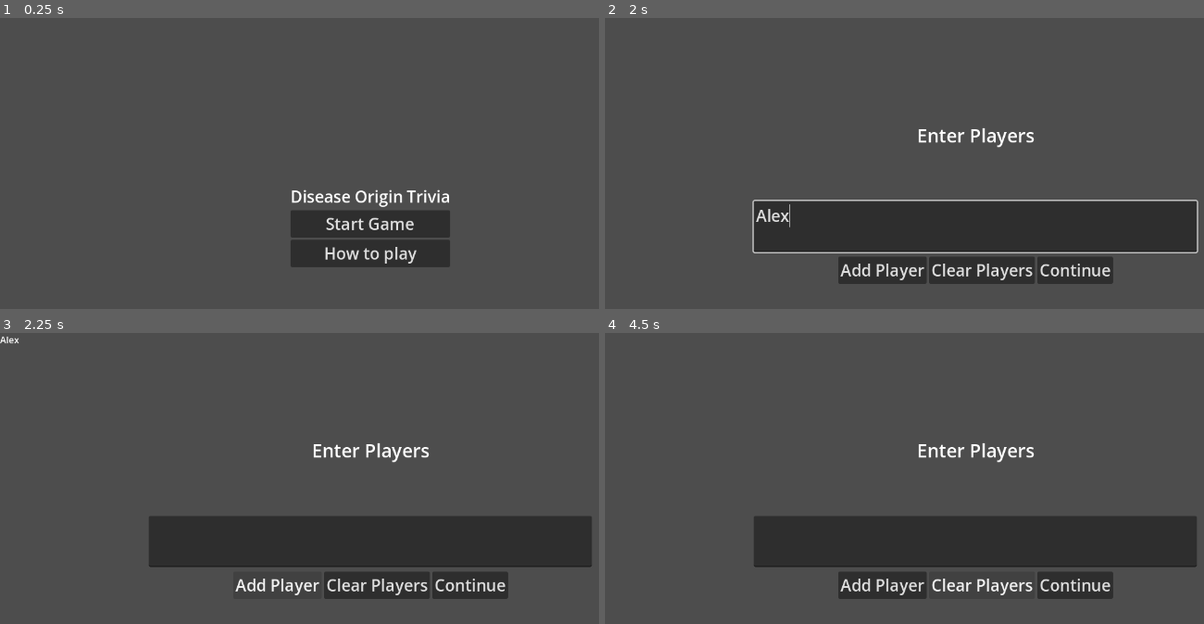
Above: before the commit, frames 1-4 (two rows, left to right).
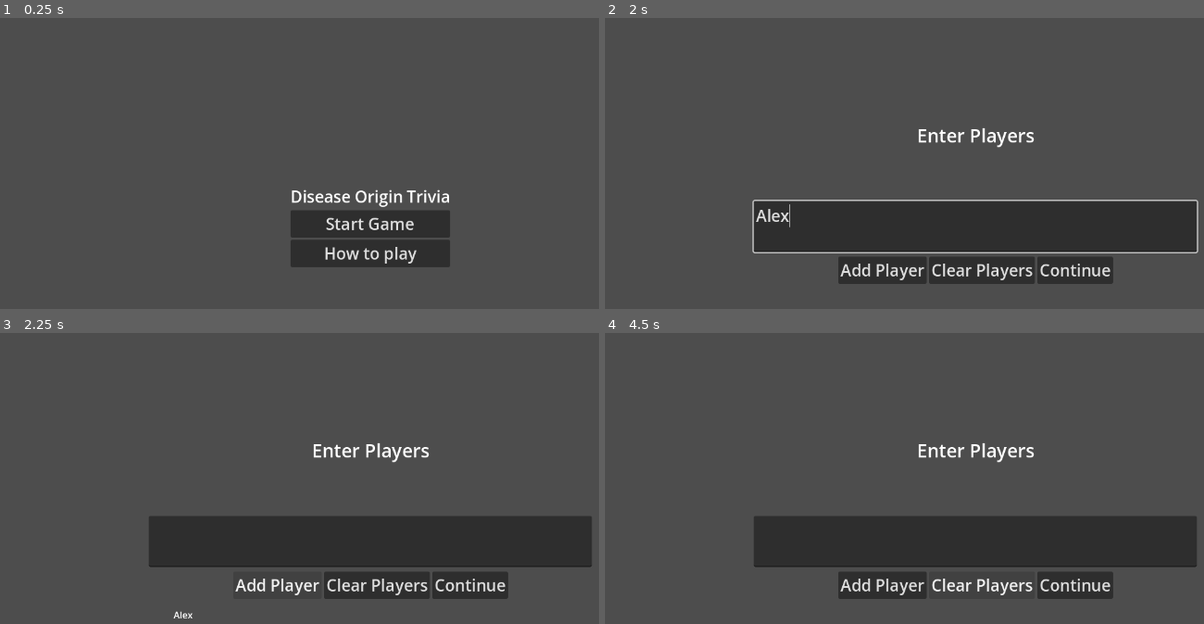
Above: after the commit, the same moments.

Repository: cisc-3667-fall-2026/Group-Project-2
Game: Godot game, scene res://scenes/MainMenu.tscn
Same seed, same stepped clock (60 frames per second), same inputs: the game is played once before the commit and once after it.
Inputs (mouse positions are in pixels of both pictures, inside the frame that each line leads up to):
- Up to frame 1 (0.25 s): no input
- Up to frame 2 (2 s): click "Start Game" at 0.5 s; click (976, 227) at 1.27 s; type "Alex" at 1.35 s
- Up to frame 3 (2.25 s): click "Add Player" at 2 s
- Up to frame 4 (4.5 s): click "Continue" at 2.75 s; click "Continue" at 3.5 s; click "Clear Players" at 4.25 s

Frames 1-2 are identical in both runs. In frame 3, less than 0.1% of the frame differs, in the area x 0-33%, y 1-99%; in frame 4, nothing differs.

Commit message:
fix: player clear names/ overflow error
Previously had issue where clearing names and entering new ones still kept old ones in the array. Also was possible to enter more than 6 names and crash the game.

Diff:
--- a/scenes/Setup.tscn
+++ b/scenes/Setup.tscn
@@ -79,17 +79,21 @@
 
 [node name="PlayerList" type="Control" parent="." unique_id=455012572]
 layout_mode = 3
-anchors_preset = 0
-offset_right = 40.0
-offset_bottom = 40.0
+anchors_preset = 15
+anchor_right = 1.0
+anchor_bottom = 1.0
+grow_horizontal = 2
+grow_vertical = 2
 script = ExtResource("2_uewku")
 show_selected_player = false
 show_score_for_players = false
 
 [node name="Row" type="GridContainer" parent="PlayerList" unique_id=1709300043]
 layout_mode = 0
-offset_right = 40.0
-offset_bottom = 40.0
+offset_left = 300.0
+offset_top = 475.0
+offset_right = 340.0
+offset_bottom = 515.0
 
 [node name="PlayerName" type="Label" parent="PlayerList/Row" unique_id=958946771]
 visible = false
--- a/scripts/Node/player_list.gd
+++ b/scripts/Node/player_list.gd
@@ -8,6 +8,7 @@
 var selected_label = preload("res://assets/player_label_settings/selected_label.tres")
 
 func draw_player_list():
+	players = PlayerManager.get_players()
 	var nodes = $Row.get_children()
 
 	# Redraw if we already drew them
--- a/scripts/Node/setup.gd
+++ b/scripts/Node/setup.gd
@@ -12,6 +12,7 @@
 
 func _on_add_button_pressed() -> void:
 	# Prevent empty names or duplicate names from being added
+	if PlayerManager.get_players().size() >= 6: return
 	if (text_box.text == ""): return
 	if (PlayerManager.has_player(text_box.text)): return
 	PlayerManager.register_player(text_box.text)
